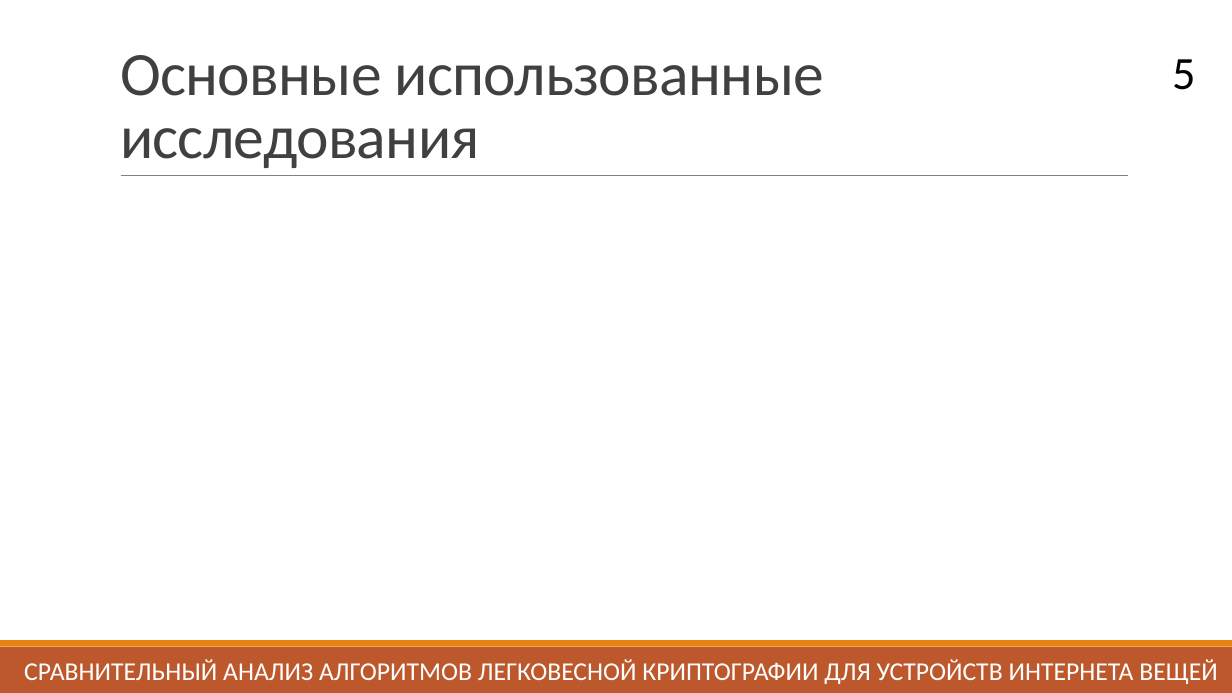
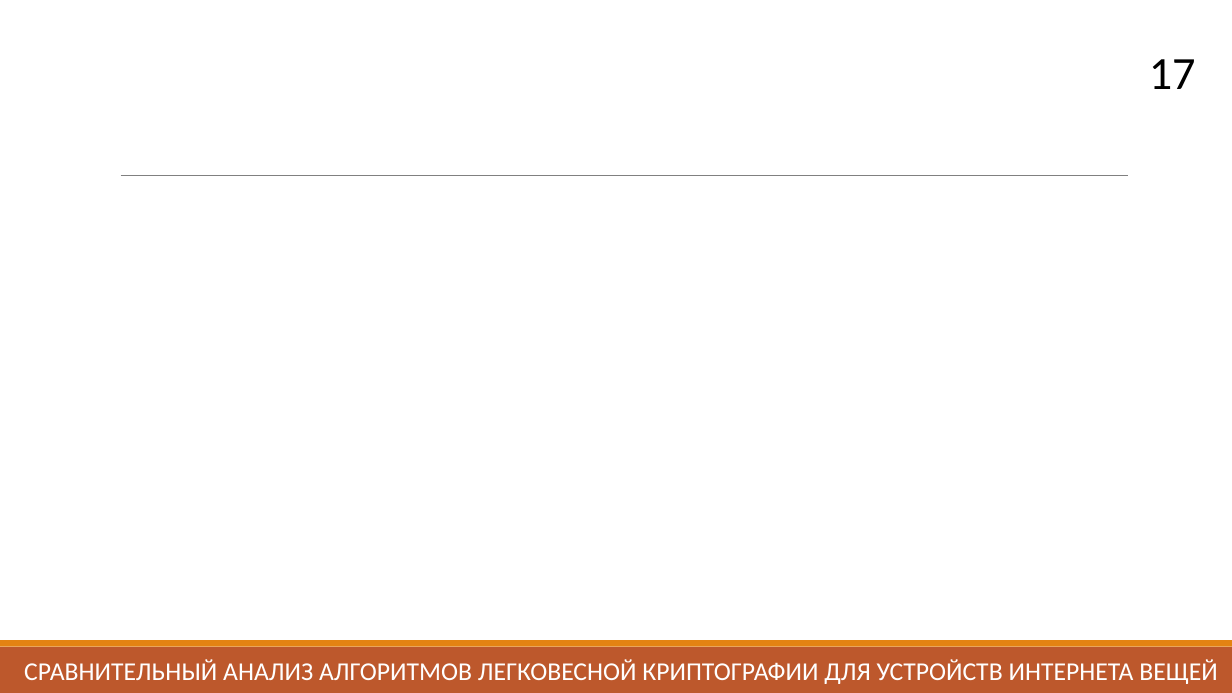
Before and after one commit to daniel-momot/GraduateWork, a slide deck: slide 17 of Выступление/Презентация.pptx (slide 5 before the commit). Drawn at 1232x693 pixels with LibreOffice and Linux fonts; fonts in the diff are those of the drawing. Boxes give left, top, right and bottom in pixels: in the first picture for what was removed or moved away, otherwise in the second. Text is boxed around its words. In the diff, an @@ line names an element or a change of style, - is before the commit and + after.

```diff
--- a/Выступление/Презентация.pptx
+++ b/Выступление/Презентация.pptx
@@ title removed at bbox=[120, 55, 824, 168] @@
-Основные использованные исследования
@@ page number at bbox=[1149, 59, 1196, 89]: text changed @@
-5
+17
```
Also in this commit, not shown: 9 other slides changed, 2 slides added, 1 slide removed.
